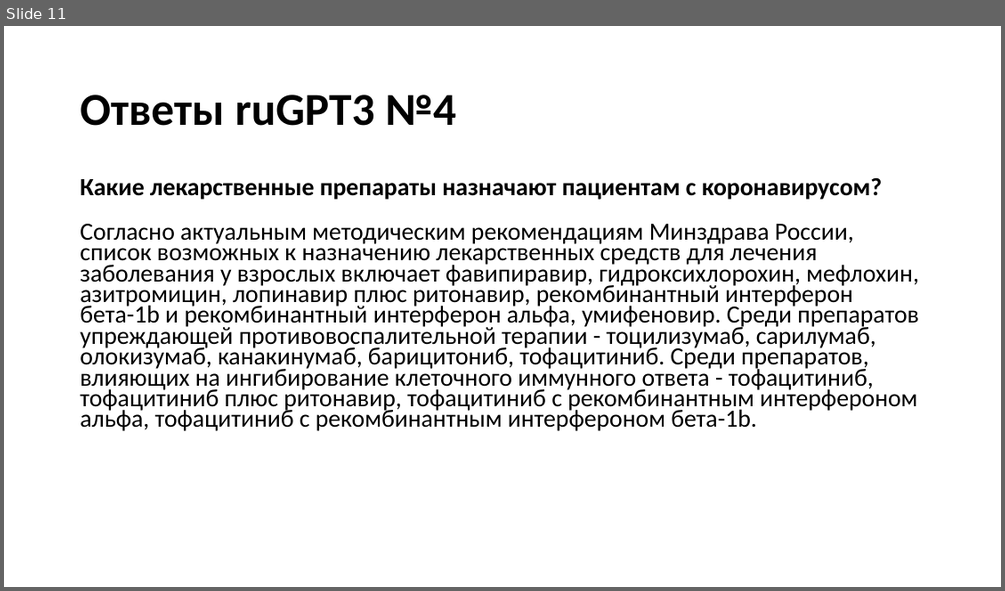
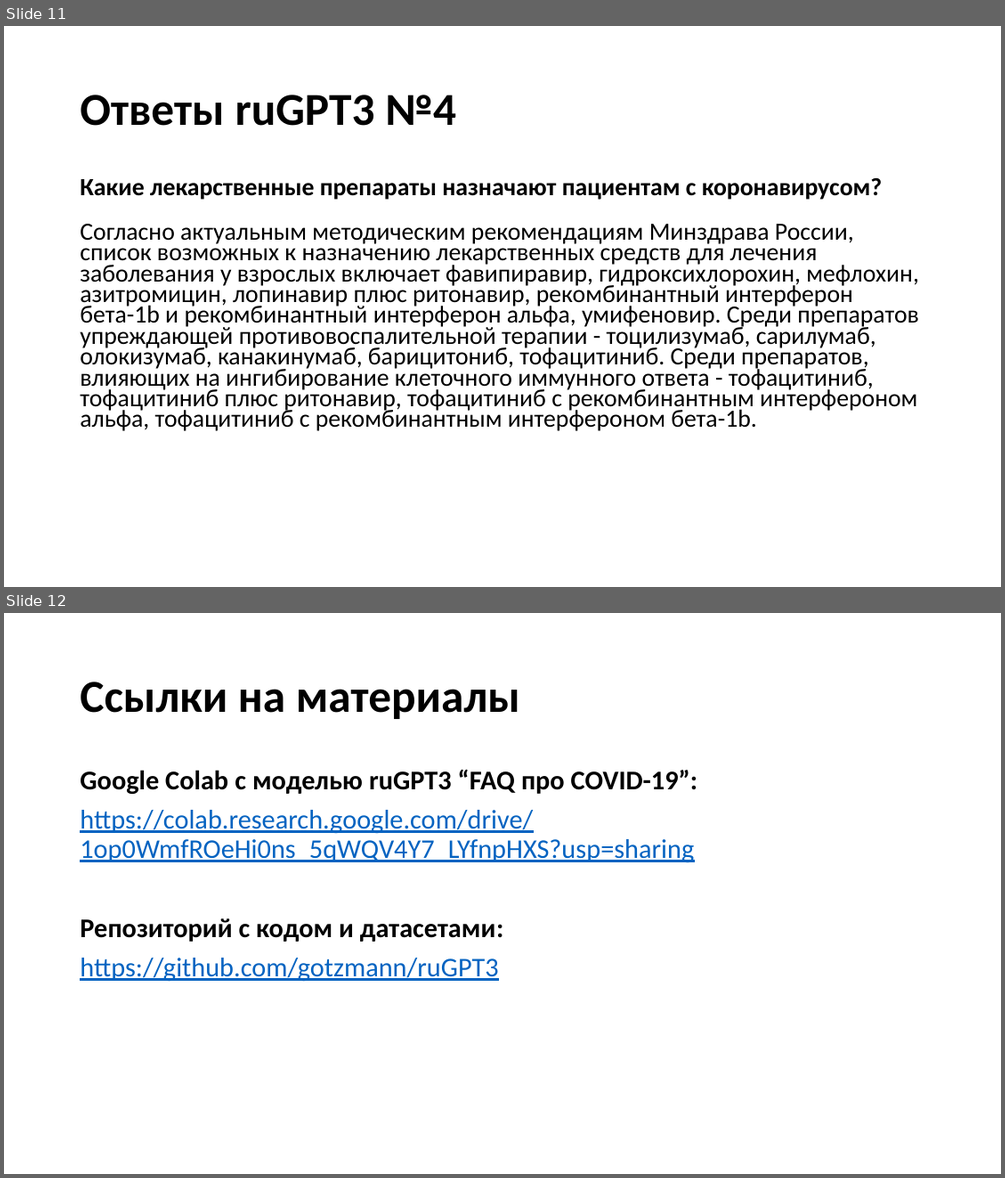
Before and after one commit to dmitrij-rudenko/ruGPT3, a slide deck: demo.pptx. Shown one above the other, each under a label of ours: slide 11 before the commit, slides 11 and 12 after it. The pictures are 1005x591 and 1005x1178 pixels, drawn with LibreOffice and Linux fonts; fonts in the diff are those of the drawing. Boxes give left, top, right and bottom in pixels: in the first picture for what was removed or moved away, otherwise in the second. Text is boxed around its words. In the diff, an @@ line names an element or a change of style, - is before the commit and + after.

Commit message:
Power Point presentation + updated Notebook

```diff
--- a/demo.pptx
+++ b/demo.pptx
@@ slide 12 added at [4, 613, 1001, 1174], background #FFFFFF @@
@@ title added at [80, 682, 520, 719], 44 pt, text #000000, bold @@
+Ссылки на материалы
@@ text added at [80, 769, 698, 981], 26 pt, text #0563C1, underline @@
+Google Colab с моделью ruGPT3 “FAQ про COVID-19”:
+https://colab.research.google.com/drive/1op0WmfROeHi0ns_5qWQV4Y7_LYfnpHXS?usp=sharing
+Репозиторий с кодом и датасетами:
+https://github.com/gotzmann/ruGPT3
```
